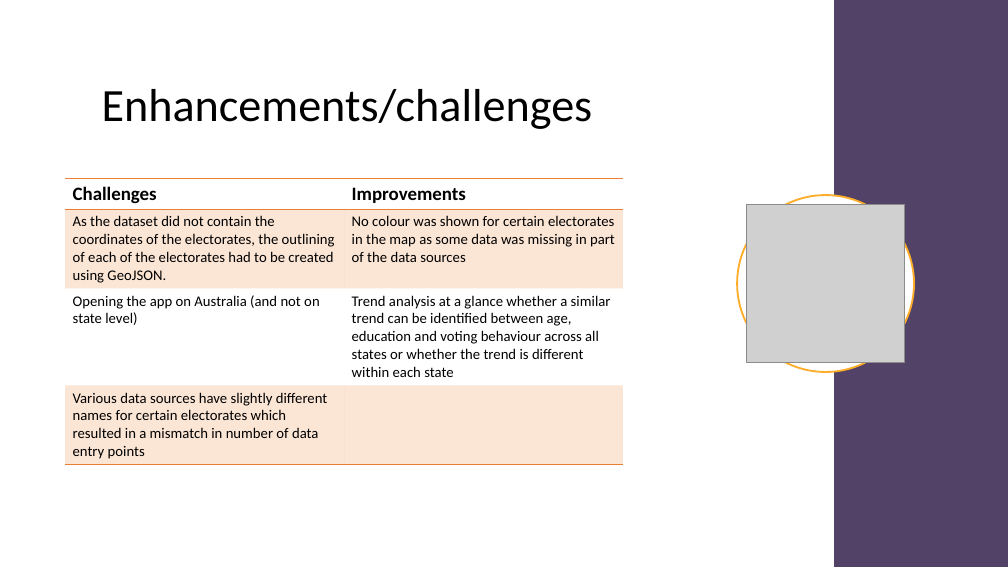
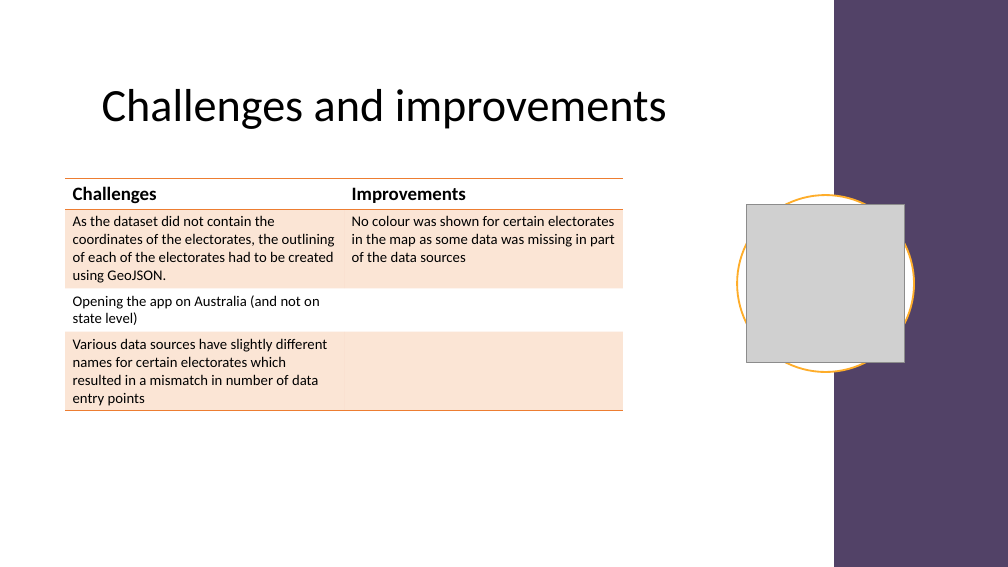
Before and after one commit to dan1ellec/Project-2, a slide deck: slide 19 of PROJECT/Australian Marriage Law Postal Survey 2017.pptx. Drawn at 1008x567 pixels with LibreOffice and Linux fonts; fonts in the diff are those of the drawing; grey boxes stand for pictures. Boxes give left, top, right and bottom in pixels: in the first picture for what was removed or moved away, otherwise in the second. Text is boxed around its words. In the diff, an @@ line names an element or a change of style, - is before the commit and + after.

```diff
--- a/PROJECT/Australian Marriage Law Postal Survey 2017.pptx
+++ b/PROJECT/Australian Marriage Law Postal Survey 2017.pptx
@@ title at box(102, 89, 667, 129): text changed @@
-Enhancements/challenges
+Challenges and improvements
@@ table at box(65, 178, 623, 410) @@
-row 3, column 2: Trend analysis at a glance whether a similar trend can be identified between age, education and voting behaviour across all states or whether the trend is different within each state
+row 3, column 2: 
```
Also in this commit, not shown: 1 other slide changed.
